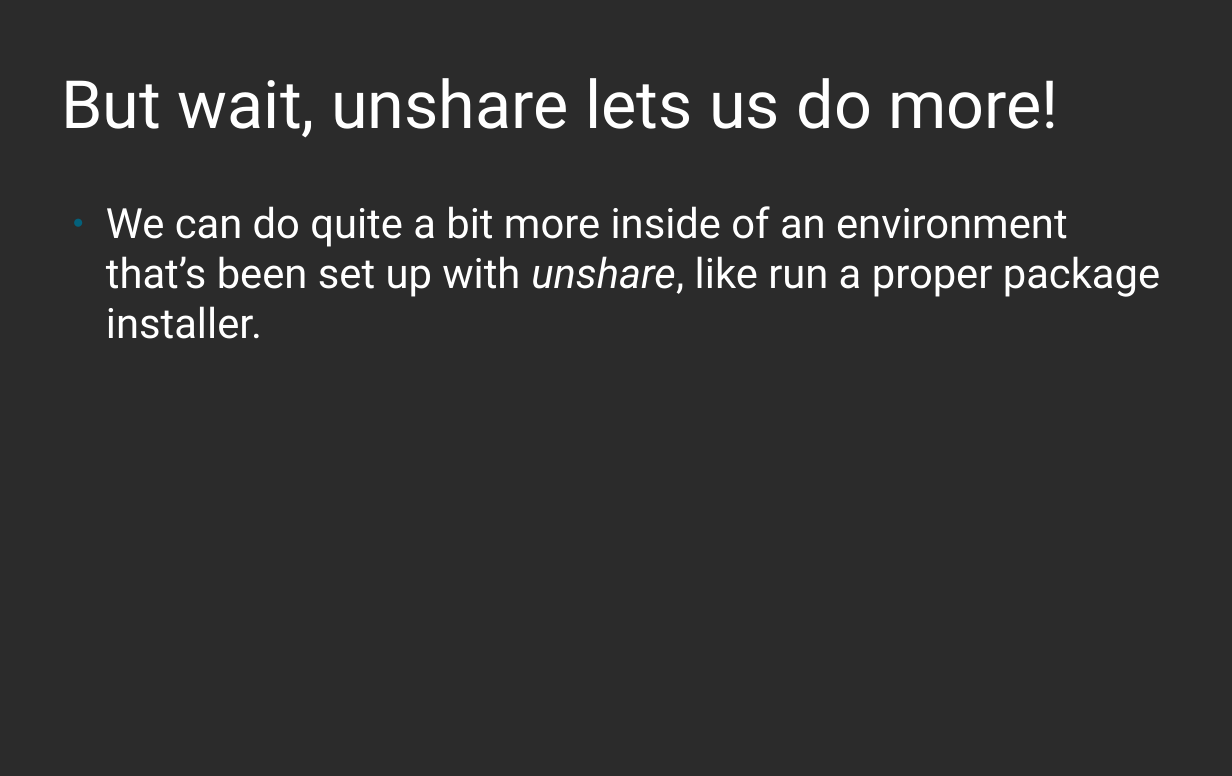
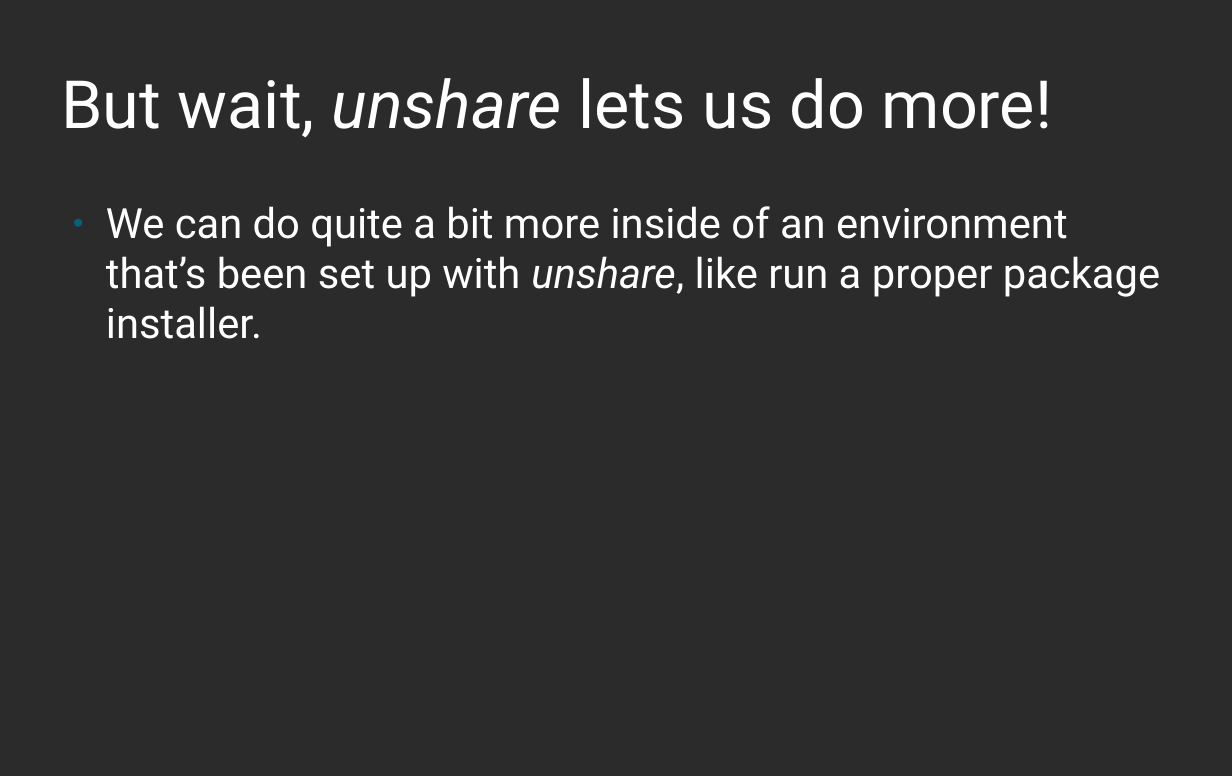
Before and after one commit to nalind/devconf.us-2018, a slide deck: slide 18 of images.odp (slide 16 before the commit). Drawn at 1232x776 pixels with LibreOffice and Linux fonts; fonts in the diff are those of the drawing; background and template pictures are left out; a plain dark background stands for a picture behind light text. Boxes give left, top, right and bottom in pixels: in the first picture for what was removed or moved away, otherwise in the second. Text is boxed around its words. In the diff, an @@ line names an element or a change of style, - is before the commit and + after.

```diff
--- a/images.odp
+++ b/images.odp
@@ title "But wait, unshare lets us ..." at <box>62,78,1052,138</box>: italic on in "unshare" @@
```
Also in this commit, not shown: 5 other slides changed, 2 slides added.
